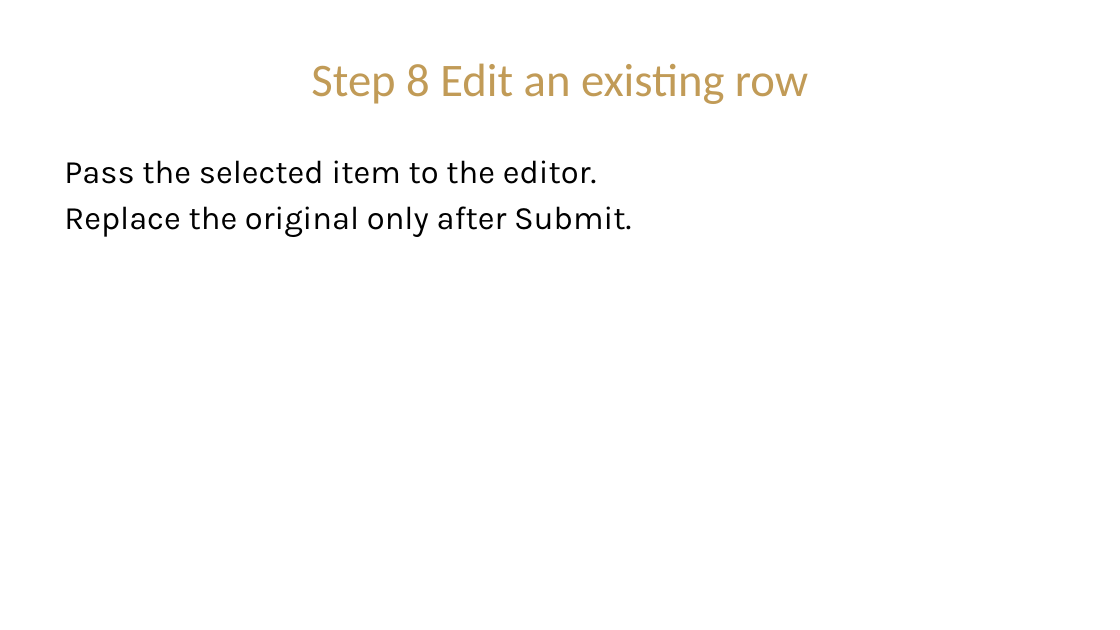
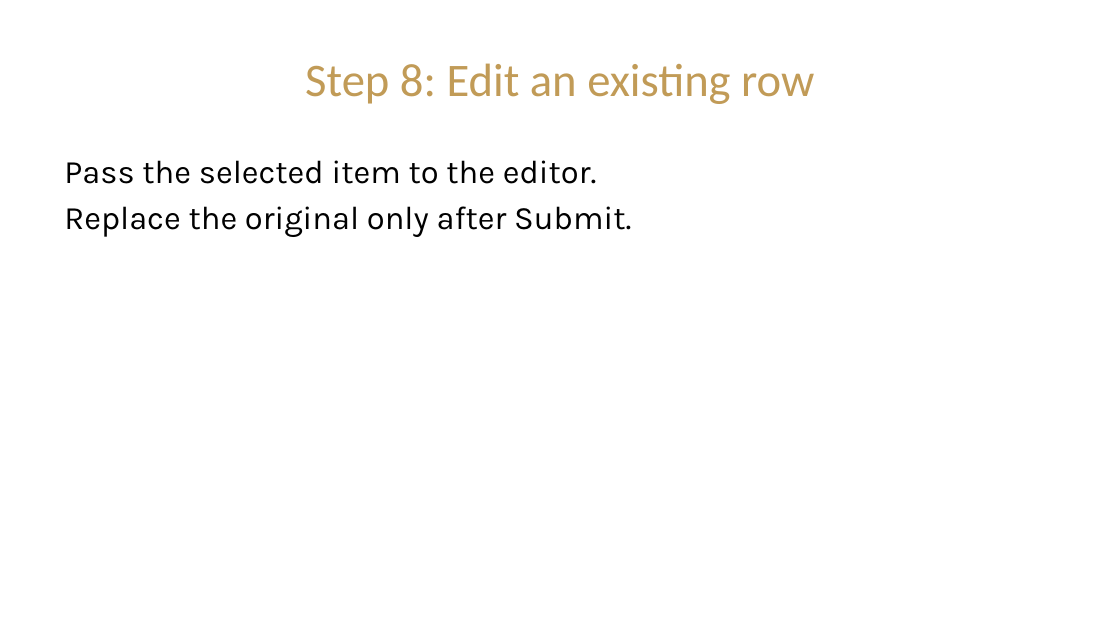
Before and after one commit to CIST-2220-Fall-2026/ProjectCostEstimator-RJG, a slide deck: slide 11 of Presentations/Module_2_Bill_of_Materials_Presentation.pptx (slide 9 before the commit). Drawn at 1120x630 pixels with LibreOffice and Linux fonts; fonts in the diff are those of the drawing; background and template pictures are left out. Boxes give left, top, right and bottom in pixels: in the first picture for what was removed or moved away, otherwise in the second. Text is boxed around its words. In the diff, an @@ line names an element or a change of style, - is before the commit and + after.

```diff
--- a/Presentations/Module_2_Bill_of_Materials_Presentation.pptx
+++ b/Presentations/Module_2_Bill_of_Materials_Presentation.pptx
@@ title at box(305, 63, 814, 104): text changed @@
-Step 8 Edit an existing row
+Step 8: Edit an existing row
```
Also in this commit, not shown: 12 other slides changed, 4 slides added, 1 slide removed, 11 other files.
